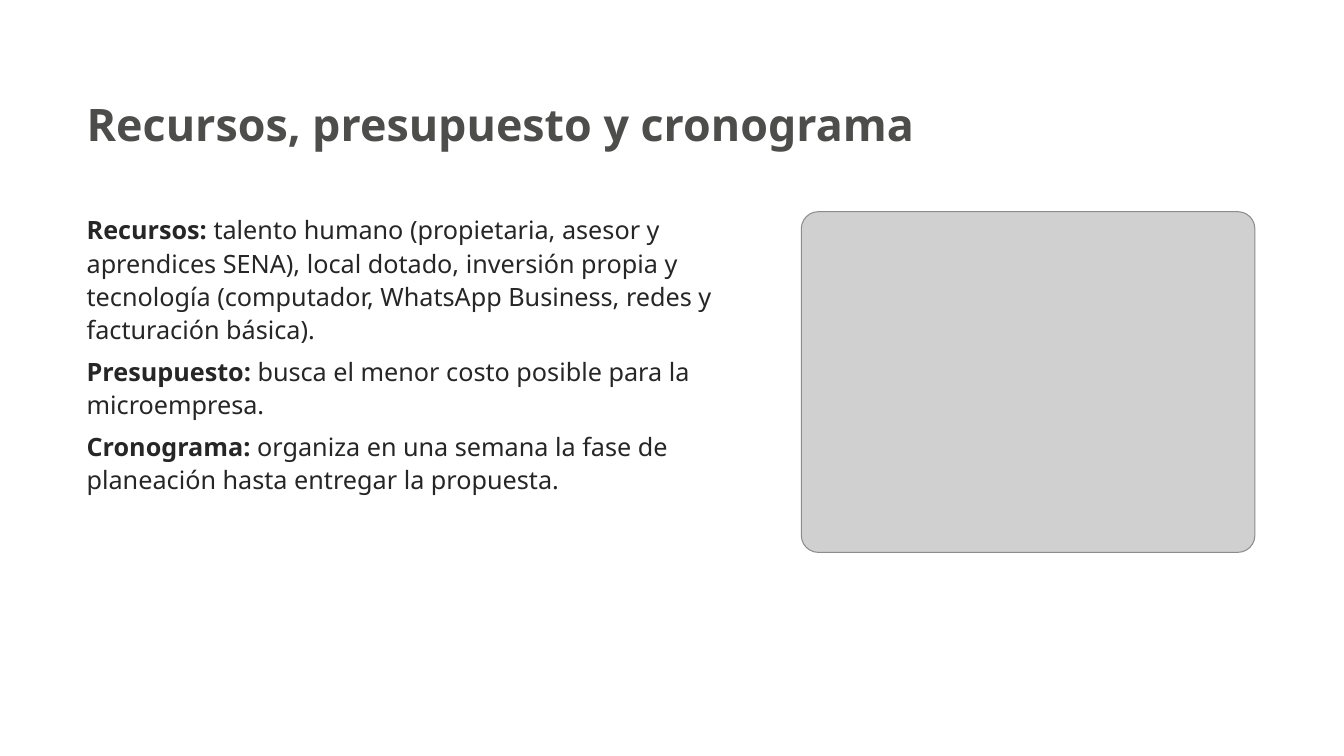
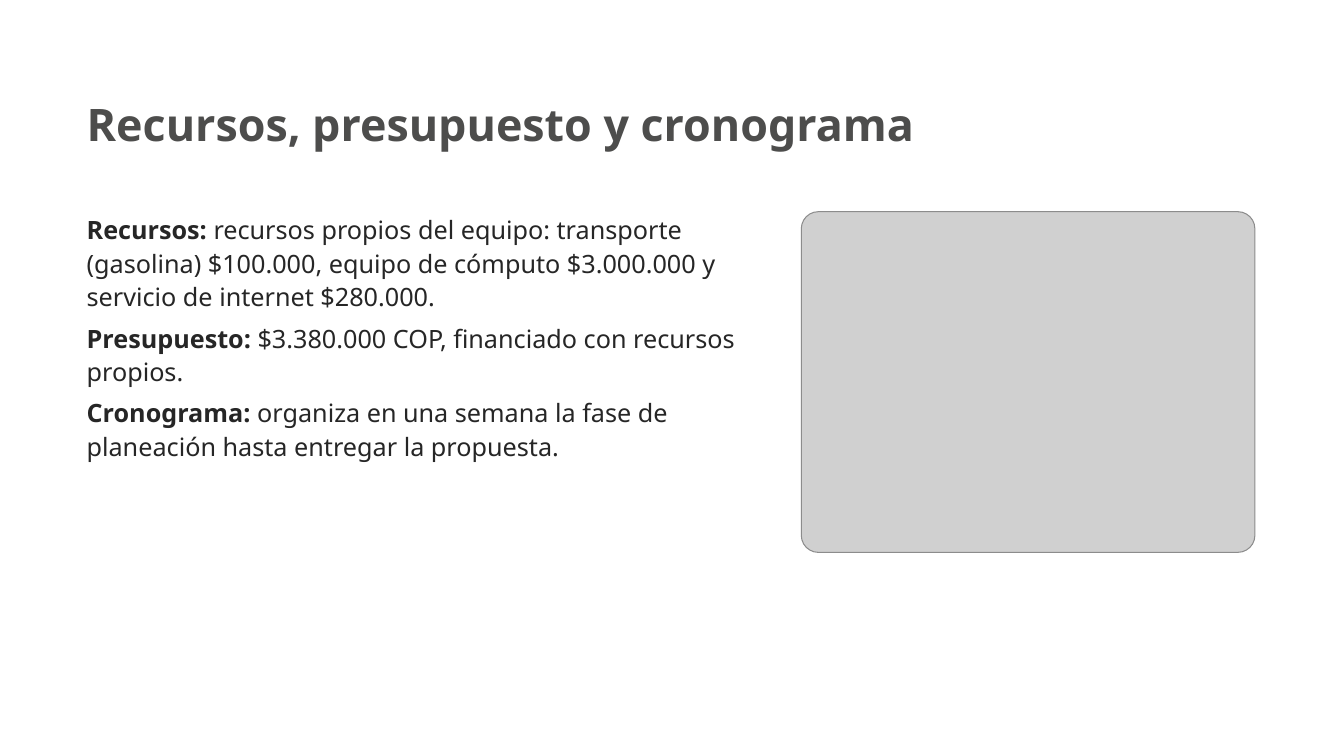
Before and after one commit to nayraclaud-glitch/Trabjo-De-eEstudio, a slide deck: slide 31 of Luna_de_Cristal_Presentacion_SENA.pptx (slide 32 before the commit). Drawn at 1344x756 pixels with LibreOffice and Linux fonts; fonts in the diff are those of the drawing; grey boxes stand for pictures; background and template pictures are left out. Boxes give left, top, right and bottom in pixels: in the first picture for what was removed or moved away, otherwise in the second. Text is boxed around its words. In the diff, an @@ line names an element or a change of style, - is before the commit and + after.

```diff
--- a/Luna_de_Cristal_Presentacion_SENA.pptx
+++ b/Luna_de_Cristal_Presentacion_SENA.pptx
@@ text at <box>87,220,735,387</box>: text changed @@
-Recursos: talento humano (propietaria, asesor y aprendices SENA), local dotado, inversión propia y tecnología (computador, WhatsApp Business, redes y facturación básica).
-Presupuesto: busca el menor costo posible para la microempresa.
+Recursos: recursos propios del equipo: transporte (gasolina) $100.000, equipo de cómputo $3.000.000 y servicio de internet $280.000.
+Presupuesto: $3.380.000 COP, financiado con recursos propios.
```
Also in this commit, not shown: 2 other slides changed, 1 slide removed, 1 other file.
